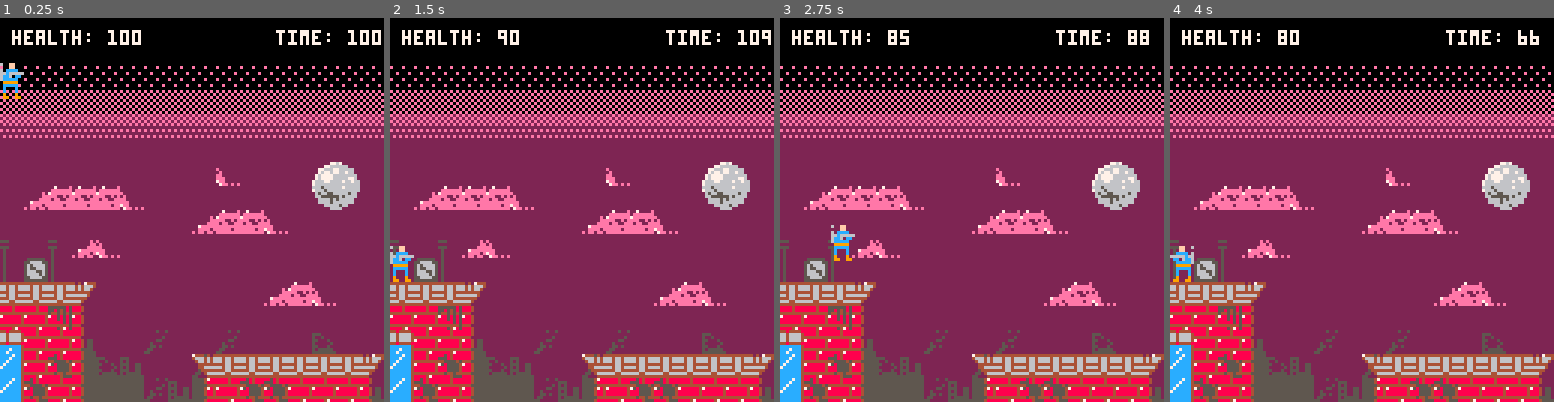
Above: before the commit, frames 1-4 (left to right).
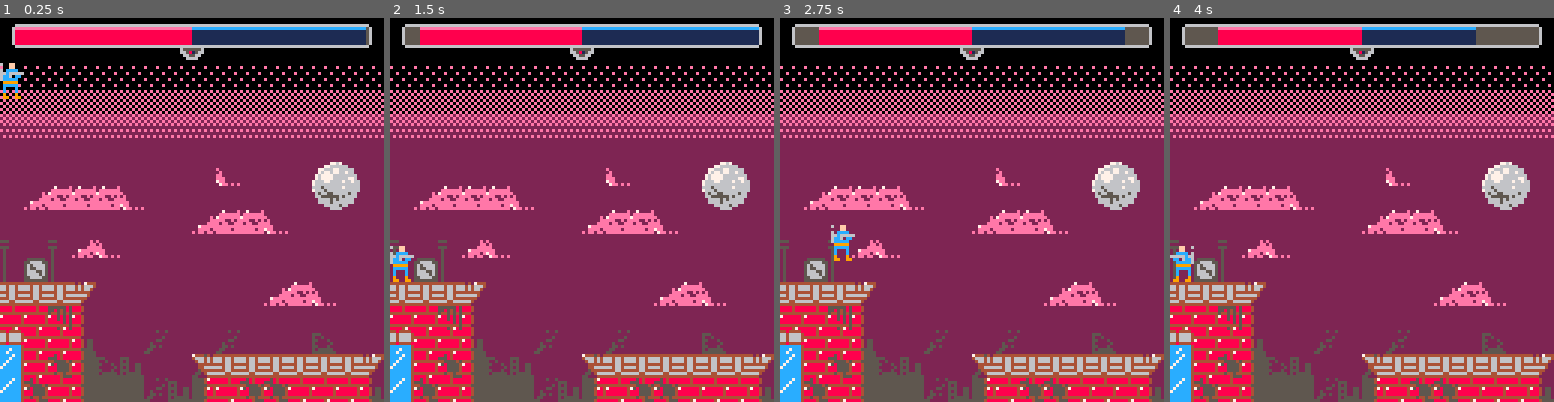
Above: after the commit, the same moments.

Repository: evanminto/ludum-dare-44
Game: PICO-8 cartridge ludum-dare-44.p8
The game is run twice, just before and just after one commit, with the same random seed, the same clock (stepped at 60 frames per second) and the same inputs.
Inputs:
- Up to frame 1 (0.25 s): no input
- Up to frame 2 (1.5 s): tap X (X key) at 0.33, 1.07 s; tap O (Z key) at 0.7 s
- Up to frame 3 (2.75 s): hold Right 1.6-2.1 s; tap O (Z key) at 1.7, 2.1, 2.5 s; tap X (X key) at 1.85 s; hold Up 2.15-2.42 s; hold Right from 2.47 s (still down)
- Up to frame 4 (4 s): tap O (Z key) at 2.9, 3.3, 3.7 s; tap X (X key) at 2.97 s; release Right at 3.03 s; hold Left 3.08-3.58 s

The runs differ from the first frame. In frame 1, 6.1% of the frame differs, in the area x 3-100%, y 1-11%; in frame 2, 6.1%; in frame 3, 6.0%; in frame 4, 6.0%.

Commit message:
Prototype stat bar

Diff:
--- a/ludum-dare-44.p8
+++ b/ludum-dare-44.p8
@@ -380,6 +380,50 @@
   return tiles
 end
 
+statbar = class(function(b, x, y, w, p)
+  b.x = x
+  b.y = y
+  b.w = w
+  b.p = p
+end)
+
+function statbar:draw()
+  local width = self.w
+  local statwidth = (self.w - 2) / 2
+
+  sspr(120,32, 1,8, self.x,self.y)
+
+  local j = 0
+
+  local emptyhealth = (1 - self.p.health / config.maxhealth) * statwidth
+  local nonemptytime = 59 + (self.p.time / config.maxtime) * statwidth
+
+  for i=1,width do
+    if i > width / 2 then
+      pal(8,1)
+      pal(14,12)
+    end
+
+    if i < emptyhealth then
+      pal(8,5)
+      pal(14,5)
+    end
+
+    if i > nonemptytime then
+      pal(8,5)
+      pal(14,5)
+    end
+
+    sspr(120 + 1,32, 1,8, self.x+i,self.y)
+    pal()
+    j = i
+  end
+
+  sspr(120 + 7,32, 1,8, self.x+j+1,self.y)
+
+  spr(78, self.x + self.w / 2 - 3,self.y+8)
+end
+
 level = class(function(l)
   l.player = player()
   l.width = 1024
@@ -494,8 +538,12 @@
 
   self.player:draw()
 
-  print('health: ' .. self.player.health, 4,4, 7)
-  print('time: ' .. self.player.time, 92,4, 7)
+  camera()
+
+  statbar(4,2,118, self.player):draw()
+
+  -- print('health: ' .. self.player.health, 4,4, 1)
+  -- print('time: ' .. self.player.time, 92,4, 1)
 end
 
 function getbitfield(selectedflags)
@@ -562,14 +610,14 @@
 0c000c000c00099009900c00227eeeeeeeeeeeeeeee2222255522552555555550700000000000000a00aa00a0000000000000000000000000000000006000600
 09000900090000000000090022eeee2eeeeee2ee7ee22222525555525555555507000000000000000a0000a0000000000000000000000000000000000d000d00
 099009900990000000000990e2ee2ee2eeeeeeee27ee2e2e5555555555555555070000000000000000aaaa00000000000000000000000000000000000dd00dd0
-22222277672222220000000000000000000000000000000000000000000000000000000000000000000000000000000000000000000000000000000000000000
-22227766666622220000000000000000000000000000000000000000000000000000000000000000000000000000000000000000000000000000000000000000
-22776667766666220000000000000000000000000000000000000000000000000000000000000000000000000000000000000000000000000000000000000000
-22767767766766220000000000000000000000000000000000000000000000000000000000000000000000000000000000000000000000000000000000000000
-27677776666666620000000000000000000000000000000000000000000000000000000000000000000000000000000000000000000000000000000000000000
-27677776666677620000000000000000000000000000000000000000000000000000000000000000000000000000000000000000000000000000000000000000
-76667766667667660000000000000000000000000000000000000000000000000000000000000000000000000000000000000000000000000000000000000000
-76666666666666660000000000000000000000000000000000000000000000000000000000000000000000000000000000000000000000000000000000000000
+22222277672222220000000000000000000000000000000000000000000000000000000000000000000000000000000000000000000000006555555606666660
+2222776666662222000000000000000000000000000000000000000000000000000000000000000000000000000000000000000000000000665815666eeeeee6
+22776667766666220000000000000000000000000000000000000000000000000000000000000000000000000000000000000000000000000665566068888886
+22767767766766220000000000000000000000000000000000000000000000000000000000000000000000000000000000000000000000000066660068888886
+27677776666666620000000000000000000000000000000000000000000000000000000000000000000000000000000000000000000000000000000068888886
+27677776666677620000000000000000000000000000000000000000000000000000000000000000000000000000000000000000000000000000000068888886
+76667766667667660000000000000000000000000000000000000000000000000000000000000000000000000000000000000000000000000000000068888886
+76666666666666660000000000000000000000000000000000000000000000000000000000000000000000000000000000000000000000000000000006666660
 66656666667666660000000022222222000000000000000000000000000000000000000000000000000000000000000000000000000000000000000000000000
 76665666666666660000000022222222000000000000000000000000000000000000000000000000000000000000000000000000000000000000000000000000
 26566556666656620000000022222222000000000000000000000000000000000000000000000000000000000000000000000000000000000000000000000000
